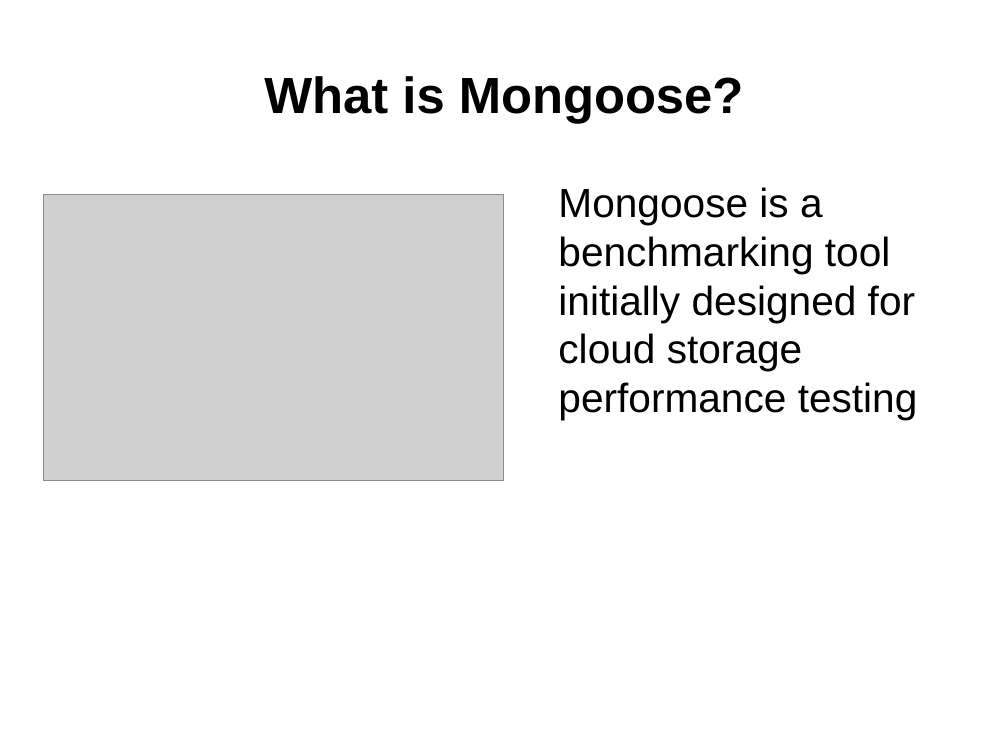
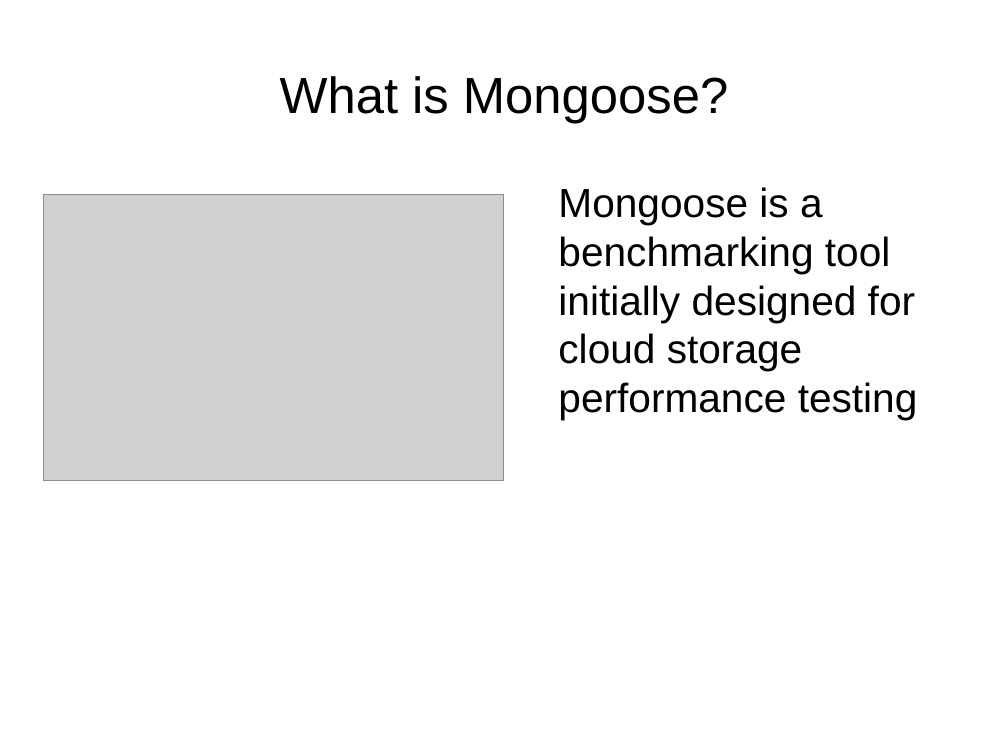
Before and after one commit to emc-mongoose/mongoose, a slide deck: slide 2 of doc/mongoosev2.odp. Drawn at 1008x756 pixels with LibreOffice and Linux fonts; fonts in the diff are those of the drawing; grey boxes stand for pictures. Boxes give left, top, right and bottom in pixels: in the first picture for what was removed or moved away, otherwise in the second. Text is boxed around its words. In the diff, an @@ line names an element or a change of style, - is before the commit and + after.

```diff
--- a/doc/mongoosev2.odp
+++ b/doc/mongoosev2.odp
@@ title "What is Mongoose?" at box(280, 76, 728, 124): bold off @@
```
Also in this commit, not shown: 5 other slides changed, 1 slide added, 1 slide removed, 54 other files.
